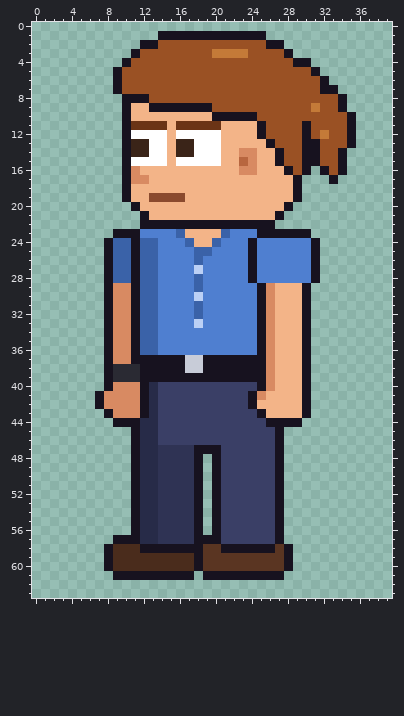
Two states of a pixel-art file, sprites/custom/custom_intern_ponytail_left.aseprite. Above is the file before it was changed.
40x64 pixels, 1 frame.
The result:
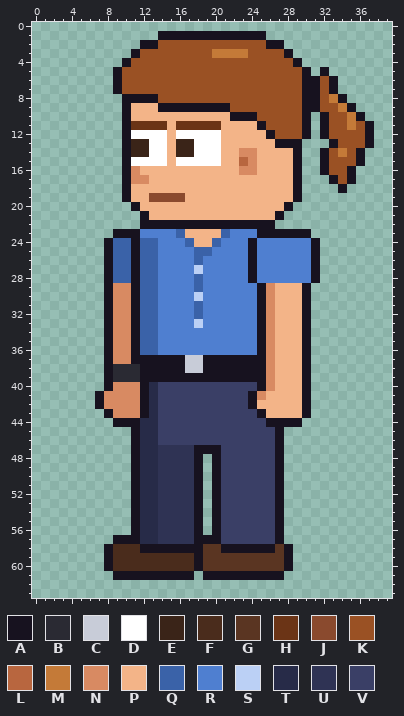
Palette (. is transparent): A #17121f  B #2a2a33  C #c8ccd8  D #ffffff  E #3a2418  F #4a2c1c  G #5a3522  H #6b3416  J #8a4a2e  K #9a5124  L #b8663f  M #c47a38  N #d88a62  P #f3b488  Q #3a62a8  R #4f7fd0  S #bbd0f5  T #272b48  U #2f3354  V #3a3f66
Difference:
Layer "Hair":
y 4: x 30 A -> .
y 5: x 30..32 KA. -> A.A
y 6: x 30..33 KKA. -> AAKA
y 7: x 30..32 KKA -> AAK
y 8: x 13 K -> A; x 30..31 KK -> AA; x 33 K -> M
y 9: x 13 A -> P; x 20..21 KK -> AA; x 30..31 KM -> AA; x 34..35 A. -> MA
y 10: x 20..21 AA -> PP; x 30..32 KKK -> A.A; x 35..36 A. -> MA
y 11: x 31..32 KK -> .A; x 35..37 A.. -> MKA
y 12: x 25..26 AK -> PA; x 31..32 KM -> .A; x 35..37 A.. -> KKA
y 13: x 26..33 AKKKAAKK -> PAAA...A; x 35..37 A.. -> KKA
y 14: x 27..32 AKKAAK -> PPA..A; x 34..36 A.. -> MKA
y 15: x 27..32 AKKAAK -> PPA..A; x 34..36 A.. -> KKA
y 16: x 28..30 AKA -> PA.; x 34..35 A. -> KA
y 17: x 34..35 .. -> KA
y 18: x 34 . -> A
Boxes around the changes in both pictures, in picture pixels (x1, y1, x2, y2):
changed: (212, 58, 374, 193)
changed: (149, 94, 158, 112)
